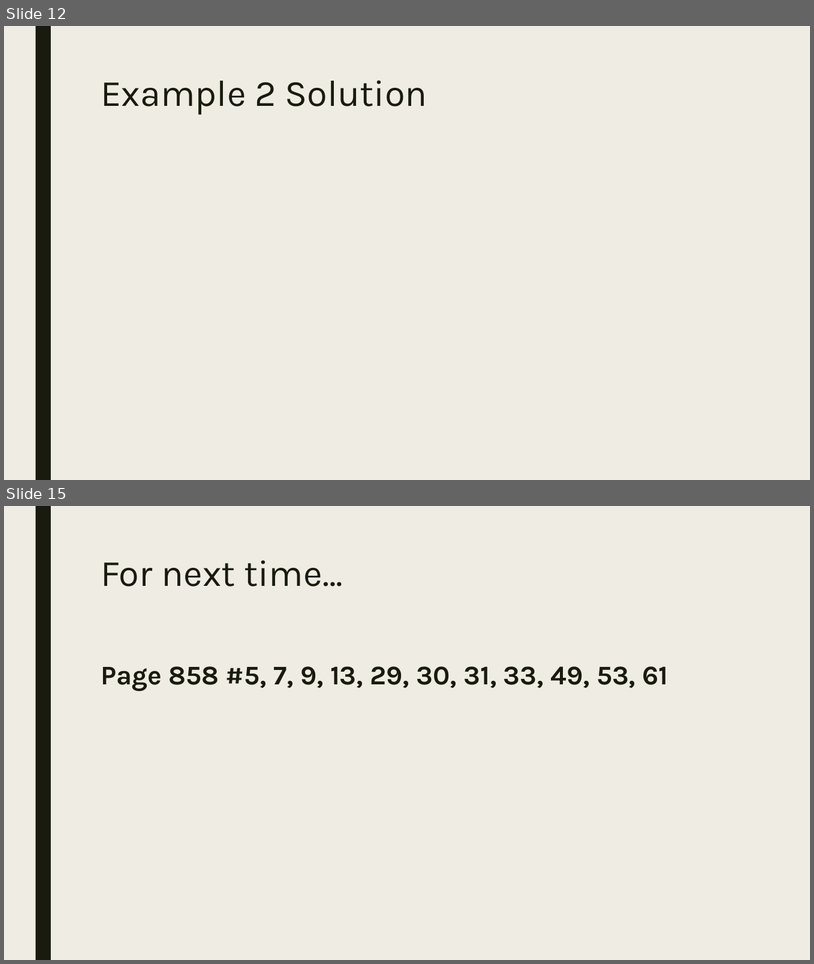
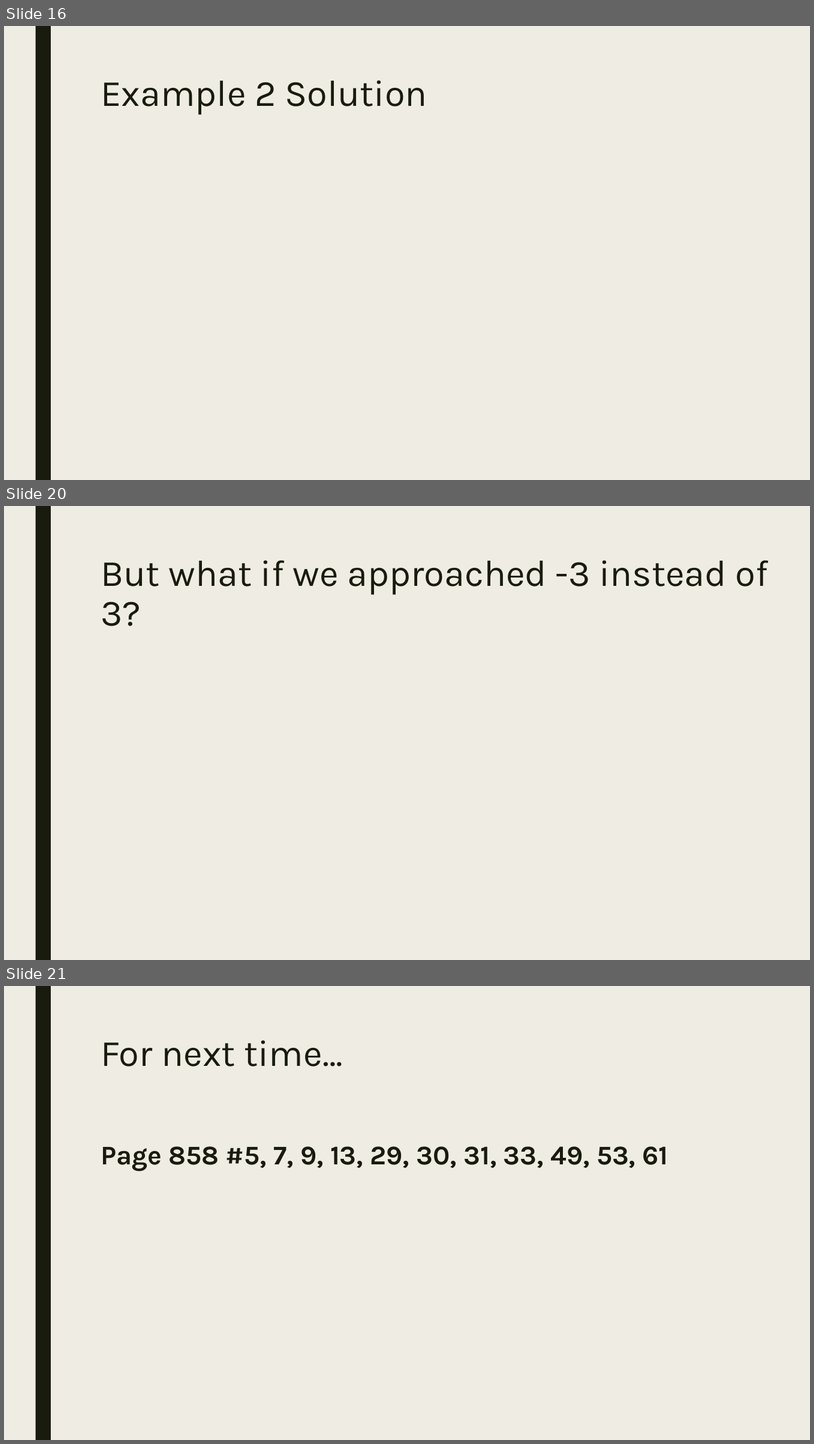
Before and after one commit to codecuddy/pre_calc, a slide deck: _PowerPoints/1st Semester/Unit 2 Polynomials/PreCalc_Day_018 12.1 Limits Intro Calculus.pptx. Shown one above the other, each under a label of ours: slides 12 and 15 before the commit, slides 16, 20 and 21 after it; the slides between them are not shown. The pictures are 814x964 and 814x1444 pixels, drawn with LibreOffice and Linux fonts; fonts in the diff are those of the drawing; grey boxes stand for pictures. Boxes give left, top, right and bottom in pixels: in the first picture for what was removed or moved away, otherwise in the second. Text is boxed around its words. In the diff, an @@ line names an element or a change of style, - is before the commit and + after.

```diff
--- a/_PowerPoints/1st Semester/Unit 2 Polynomials/PreCalc_Day_018 12.1 Limits Intro Calculus.pptx
+++ b/_PowerPoints/1st Semester/Unit 2 Polynomials/PreCalc_Day_018 12.1 Limits Intro Calculus.pptx
@@ slide 20 added at (x1=4, y1=506, x2=810, y2=960), background #EFEDE3; not listed: 1 template element that a slide beside it also shows @@
@@ title added at (x1=101, y1=560, x2=769, y2=626), 44 pt, text #191B0E @@
+But what if we approached -3 instead of 3?
@@ what was slide 12 is now slide 16 @@
@@ what was slide 15 is now slide 21 @@
```
Also in this commit, not shown: 7 slides changed, 7 other slides added, 2 slides removed, 41 other files.
